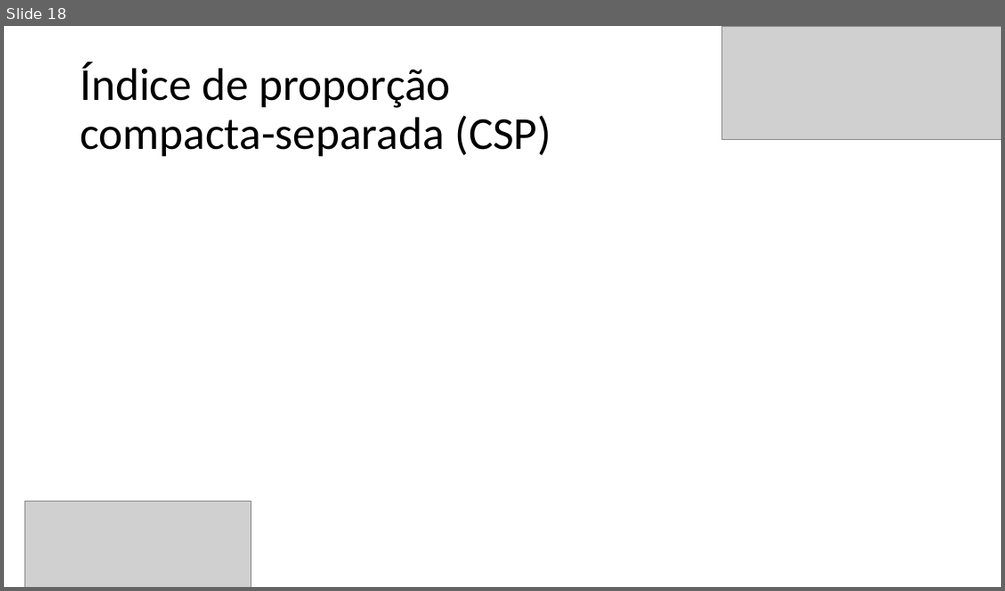
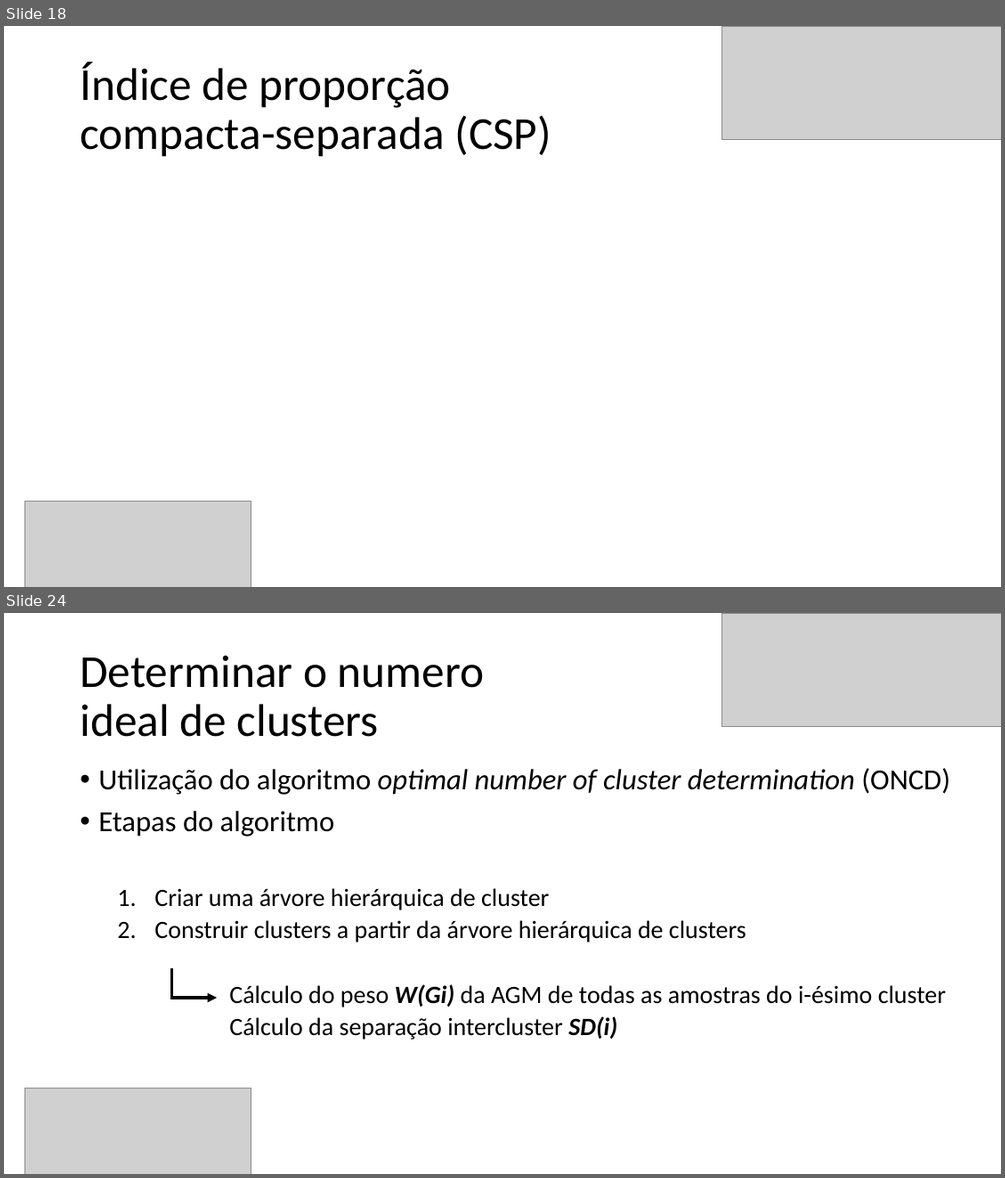
Before and after one commit to Marcio-Salmazo/PRT_Agrupamento, a slide deck: Seminario/optimal clusters - SLIDES.pptx. Shown one above the other, each under a label of ours: slide 18 before the commit, slides 18 and 24 after it; the slides between them are not shown. The pictures are 1005x591 and 1005x1178 pixels, drawn with LibreOffice and Linux fonts; fonts in the diff are those of the drawing; grey boxes stand for pictures. Boxes give left, top, right and bottom in pixels: in the first picture for what was removed or moved away, otherwise in the second. Text is boxed around its words. In the diff, an @@ line names an element or a change of style, - is before the commit and + after.

```diff
--- a/Seminario/optimal clusters - SLIDES.pptx
+++ b/Seminario/optimal clusters - SLIDES.pptx
@@ slide 24 added at [4,613,1001,1174], background #FFFFFF @@
@@ picture added at [722,613,1001,727] @@
@@ title added at [80,655,484,737], 44 pt, text #000000 @@
+Determinar o numero
+ideal de clusters
@@ text added at [98,768,950,1039], 24 pt, text #000000 @@
+• Utilização do algoritmo optimal number of cluster determination (ONCD)
+• Etapas do algoritmo
+  1. Criar uma árvore hierárquica de cluster
+  2. Construir clusters a partir da árvore hierárquica de clusters
+    Cálculo do peso W(Gi) da AGM de todas as amostras do i-ésimo cluster
+    Cálculo da separação intercluster SD(i)
@@ line added from (172, 997) to (172, 967), #000000 3 pt @@
@@ arrow added from (170, 997) to (217, 997), #000000 3 pt @@
@@ picture added at [25,1088,251,1174] @@
```
Also in this commit, not shown: 1 slide changed, 4 other slides added.
